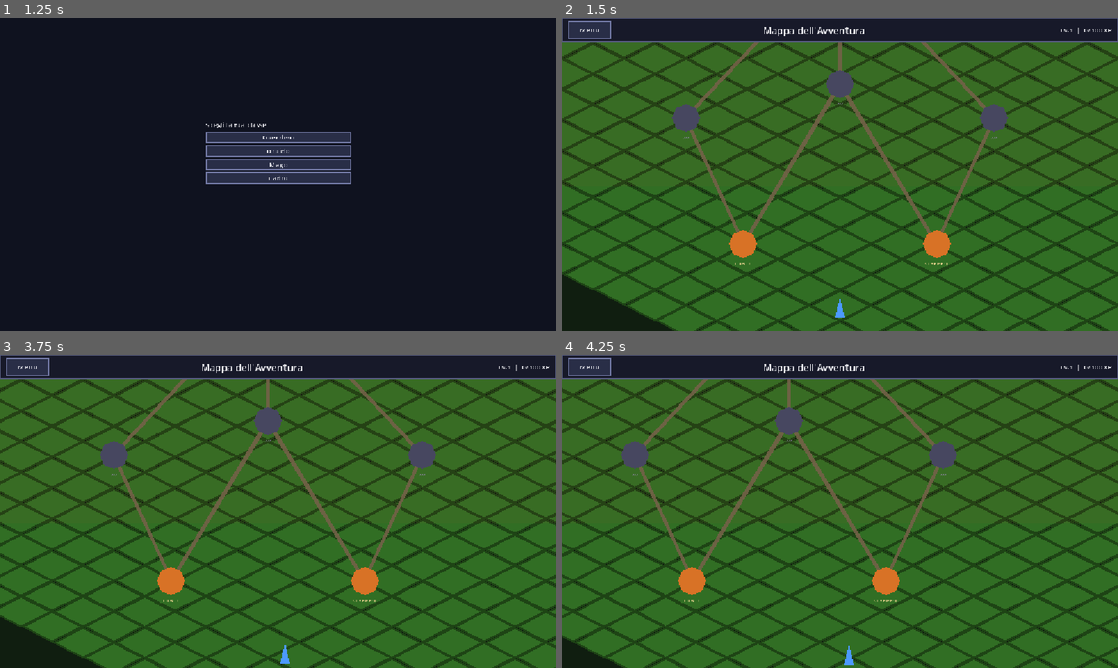
Above: before the commit, frames 1-4 (two rows, left to right).
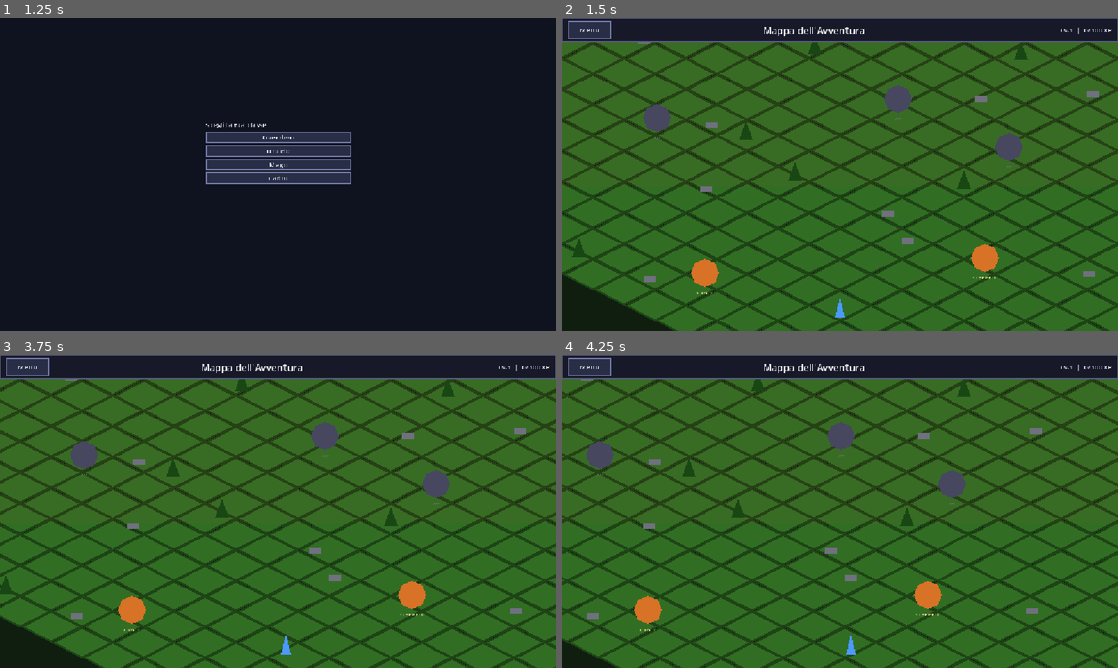
Above: after the commit, the same moments.

Repository: Dreeko1/Card-Game-GD
Game: Godot game, scene res://scenes/main_menu.tscn
Two runs of this game, one before a commit and one after it. Both use one fixed random seed, a clock stepped at 60 frames per second and the inputs below.
Inputs (mouse positions are in pixels of both pictures, inside the frame that each line leads up to):
- Up to frame 1 (1.25 s): click "Nuova Partita" at 0.5 s
- Up to frame 2 (1.5 s): click "Guerriero" at 1.25 s
- Up to frame 3 (3.75 s): click "Menu" at 2 s; click "Riprendi" at 2.75 s; tap Enter at 3.5 s; move the mouse to (400, 495) at 3.52 s; hold D from 3.53 s (still down); tap E at 3.6 s; click (400, 495) at 3.67 s
- Up to frame 4 (4.25 s): keep holding D

Frame 1 is identical in both runs. In frame 2, 5.6% of the frame differs, in the area x 1-97%, y 7-89%; in frame 3, 12%; in frame 4, 34%, in the area x 0-100%, y 7-100%.

Commit message:
fix mappa

Diff:
--- a/scripts/world_map.gd
+++ b/scripts/world_map.gd
@@ -5,15 +5,13 @@
 const WORLD_BOUNDS     := Rect2(-700.0, -500.0, 1400.0, 1000.0)
 const PLAYER_START     := Vector2(0.0, 460.0)
 
-# 6 nodi su 3 zone: zona 1 (sud), zona 2 (centro), zona 3 (nord/boss).
-# Le posizioni Y decrescenti simulano la profondità isometrica.
 const NODE_WORLD_POS: Array[Vector2] = [
-	Vector2(-200.0,  320.0),   # 0 — zona 1 sinistra
-	Vector2( 200.0,  320.0),   # 1 — zona 1 destra
-	Vector2(-320.0,   60.0),   # 2 — zona 2 sinistra
-	Vector2(   0.0,  -10.0),   # 3 — zona 2 centro
-	Vector2( 320.0,   60.0),   # 4 — zona 2 destra
-	Vector2(   0.0, -280.0),   # 5 — zona 3 boss
+	Vector2(-280.0,  380.0),   # 0 — zona 1 sinistra
+	Vector2( 300.0,  350.0),   # 1 — zona 1 destra
+	Vector2(-380.0,   60.0),   # 2 — zona 2 sinistra
+	Vector2( 120.0,   20.0),   # 3 — zona 2 centro
+	Vector2( 350.0,  120.0),   # 4 — zona 2 destra
+	Vector2( -60.0, -300.0),   # 5 — zona 3 boss
 ]
 
 const ZONE_LABELS := ["Zona 1 — Bosco", "Zona 2 — Pianura Oscura", "Zona 3 — Fortezza"]
@@ -33,7 +31,7 @@
 	_setup_tilemap()
 	_setup_background()
 	_setup_zone_bands()
-	_setup_paths()
+	_setup_environment()
 	_setup_enemy_markers()
 	_setup_player()
 	_setup_hud()
@@ -58,18 +56,12 @@
 	var dir := Vector2(
 		float(Input.is_key_pressed(KEY_D)) - float(Input.is_key_pressed(KEY_A)),
 		float(Input.is_key_pressed(KEY_S)) - float(Input.is_key_pressed(KEY_W))
-	)
-	# Converti da schermo a isometrico
-	var iso_dir := Vector2(
-		dir.x - dir.y,
-		(dir.x + dir.y) * 0.5
 	).normalized()
-	_player.velocity = iso_dir * PLAYER_SPEED
+	_player.velocity = dir * PLAYER_SPEED
 	_player.move_and_slide()
-	var pad := Vector2(20.0, 20.0)
 	_player.position = _player.position.clamp(
-		WORLD_BOUNDS.position + pad,
-		WORLD_BOUNDS.end - pad
+		WORLD_BOUNDS.position + Vector2(20, 20),
+		WORLD_BOUNDS.end - Vector2(20, 20)
 	)
 
 
@@ -173,19 +165,59 @@
 		add_child(lbl)
 
 
-func _setup_paths() -> void:
-	for node: MapNodeData in MapManager.nodes:
-		var from: Vector2 = NODE_WORLD_POS[node.id]
-		for conn_id: int in node.connections:
-			var line := Line2D.new()
-			line.add_point(from)
-			line.add_point(NODE_WORLD_POS[conn_id])
-			line.width = 8.0
-			line.default_color = Color(0.45, 0.38, 0.28, 0.9)
-			line.begin_cap_mode = Line2D.LINE_CAP_ROUND
-			line.end_cap_mode   = Line2D.LINE_CAP_ROUND
-			line.z_index = -500
-			add_child(line)
+func _setup_environment() -> void:
+	var rng := RandomNumberGenerator.new()
+	rng.seed = 42317
+
+	var blocked: Array[Vector2] = NODE_WORLD_POS.duplicate()
+	blocked.append(PLAYER_START)
+	var placed: Array[Vector2] = []
+
+	var attempts := 0
+	while placed.size() < 25 and attempts < 600:
+		attempts += 1
+		var pos := Vector2(
+			rng.randf_range(WORLD_BOUNDS.position.x + 80.0, WORLD_BOUNDS.end.x - 80.0),
+			rng.randf_range(WORLD_BOUNDS.position.y + 80.0, WORLD_BOUNDS.end.y - 80.0)
+		)
+		var ok := true
+		for b: Vector2 in blocked:
+			if pos.distance_to(b) < 110.0:
+				ok = false
+				break
+		if ok:
+			for p: Vector2 in placed:
+				if pos.distance_to(p) < 60.0:
+					ok = false
+					break
+		if not ok:
+			continue
+
+		placed.append(pos)
+		var env := Node2D.new()
+		env.position = pos
+		env.z_index = int(pos.y)
+		add_child(env)
+
+		var vis := Polygon2D.new()
+		if rng.randf() < 0.62:
+			# albero
+			vis.polygon = PackedVector2Array([
+				Vector2(  0.0, -28.0),
+				Vector2( 14.0,  10.0),
+				Vector2(-14.0,  10.0),
+			])
+			vis.color = Color(0.10, 0.28, 0.08)
+		else:
+			# roccia
+			vis.polygon = PackedVector2Array([
+				Vector2(-12.0, -7.0),
+				Vector2( 12.0, -7.0),
+				Vector2( 12.0,  7.0),
+				Vector2(-12.0,  7.0),
+			])
+			vis.color = Color(0.44, 0.44, 0.50)
+		env.add_child(vis)
 
 
 func _octagon(r: float) -> PackedVector2Array:
